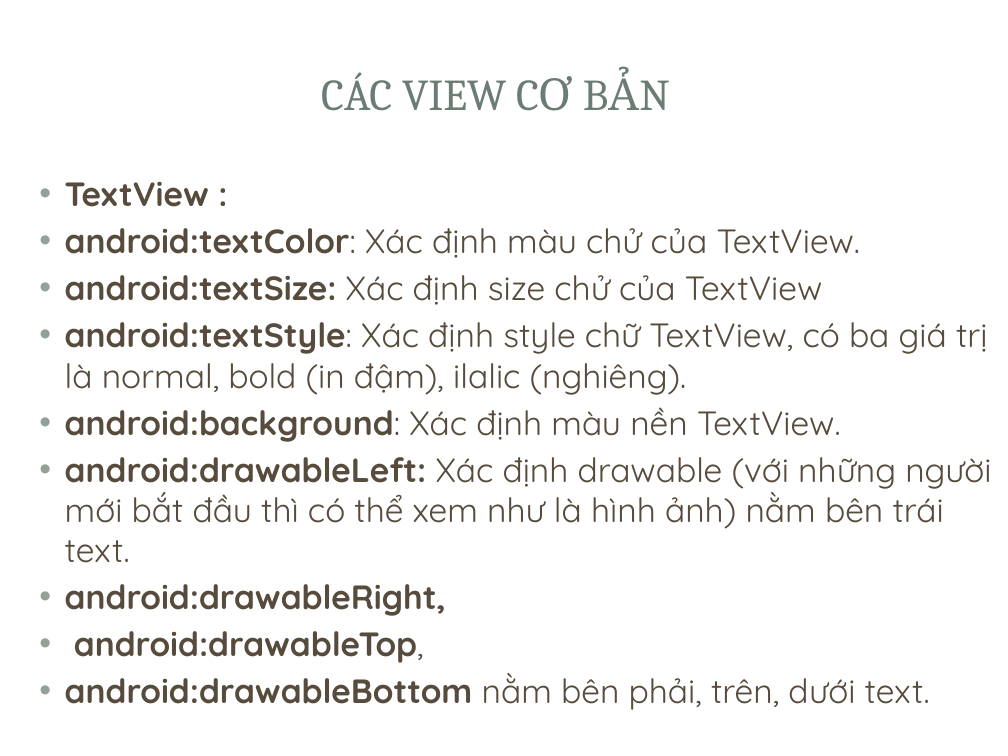
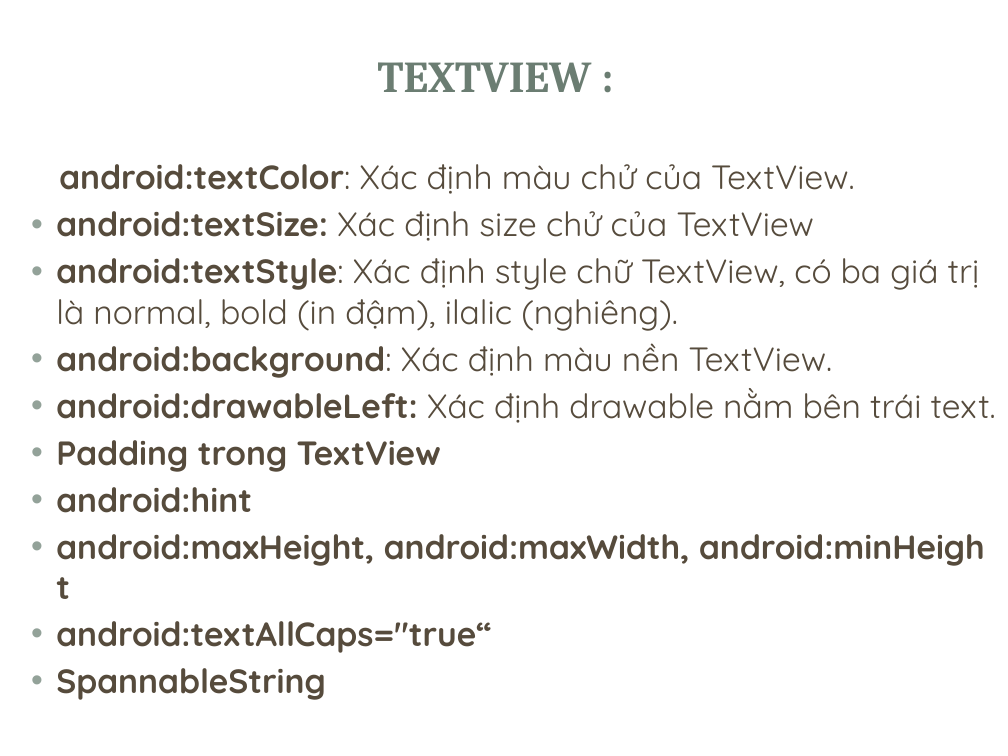
Before and after one commit to huutien98/Demo_FakeFace, a slide deck: slide 9 of Week_1.pptx (slide 8 before the commit). Drawn at 1008x756 pixels with LibreOffice and Linux fonts; fonts in the diff are those of the drawing; background and template pictures are left out. Boxes give left, top, right and bottom in pixels: in the first picture for what was removed or moved away, otherwise in the second. Text is boxed around its words. In the diff, an @@ line names an element or a change of style, - is before the commit and + after.

```diff
--- a/Week_1.pptx
+++ b/Week_1.pptx
@@ title at bbox=[378, 62, 592, 92]: text changed; bold on @@
-CÁC VIEW CƠ BẢN
+TEXTVIEW :
@@ text "android:textColor: Xác định màu chử ...": place and size @@
-text "android:textColor: Xác định màu chử ..." at bbox=[65, 182, 991, 710]
+text "android:textColor: Xác định màu chử ..." at bbox=[56, 164, 996, 700]
@@ text at bbox=[59, 164, 855, 194]: bullet • to none @@
@@ text at bbox=[65, 182, 209, 207]: paragraph removed @@
-• TextView :
@@ text at bbox=[56, 388, 996, 700]: text changed; bold on @@
-• android:drawableLeft: Xác định drawable (với những người mới bắt đầu thì có thể xem như là hình ảnh) nằm bên trái text.
-• android:drawableRight,
-• android:drawableTop,
-• android:drawableBottom nằm bên phải, trên, dưới text.
+• android:drawableLeft: Xác định drawable nằm bên trái text.
+• Padding trong TextView
+• android:hint
+• android:maxHeight, android:maxWidth, android:minHeight
+• android:textAllCaps="true“
+• SpannableString
```
Also in this commit, not shown: 1 other slide changed, 1 slide added, 2 other files.
